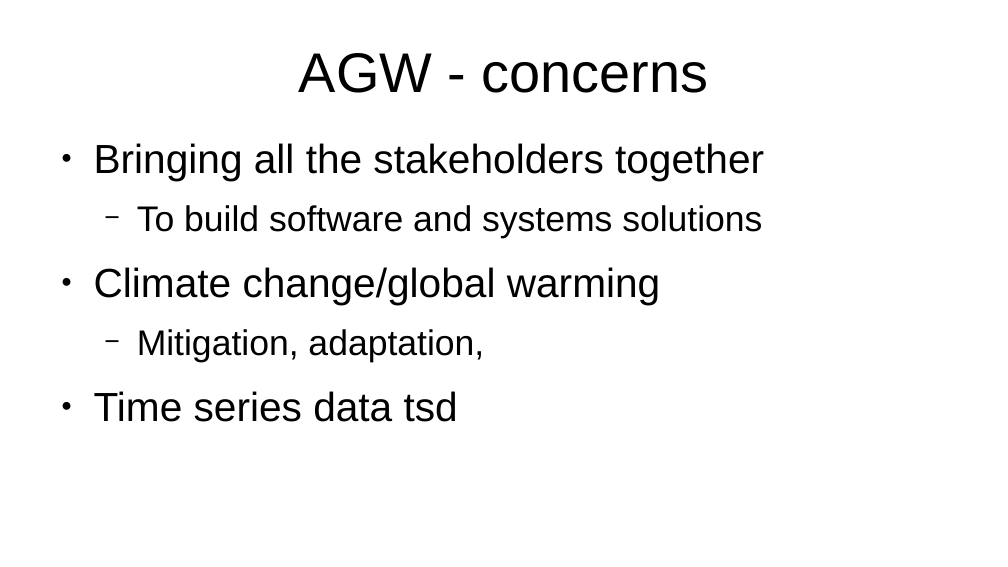
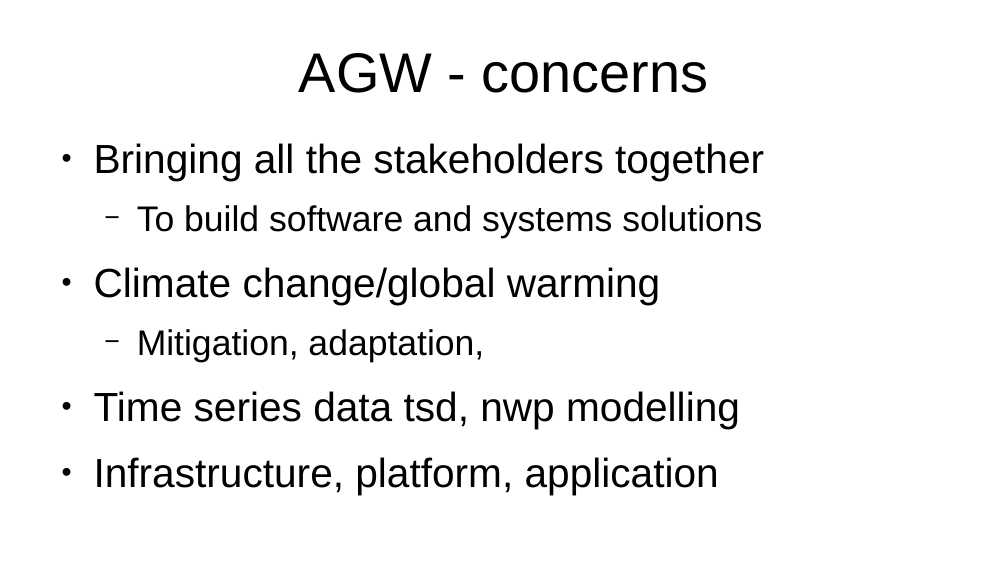
Before and after one commit to YorkEarwaker/Climate-Model, a slide deck: slide 6 of ppm/anthropogenic-global-warming-context.odp. Drawn at 1008x567 pixels with LibreOffice and Linux fonts; fonts in the diff are those of the drawing. Boxes give left, top, right and bottom in pixels: in the first picture for what was removed or moved away, otherwise in the second. Text is boxed around its words. In the diff, an @@ line names an element or a change of style, - is before the commit and + after.

```diff
--- a/ppm/anthropogenic-global-warming-context.odp
+++ b/ppm/anthropogenic-global-warming-context.odp
@@ text at <box>94,391,740,495</box>: text changed @@
-● Time series data tsd
+● Time series data tsd, nwp modelling
+● Infrastructure, platform, application
```
Also in this commit, not shown: 2 other slides changed.
